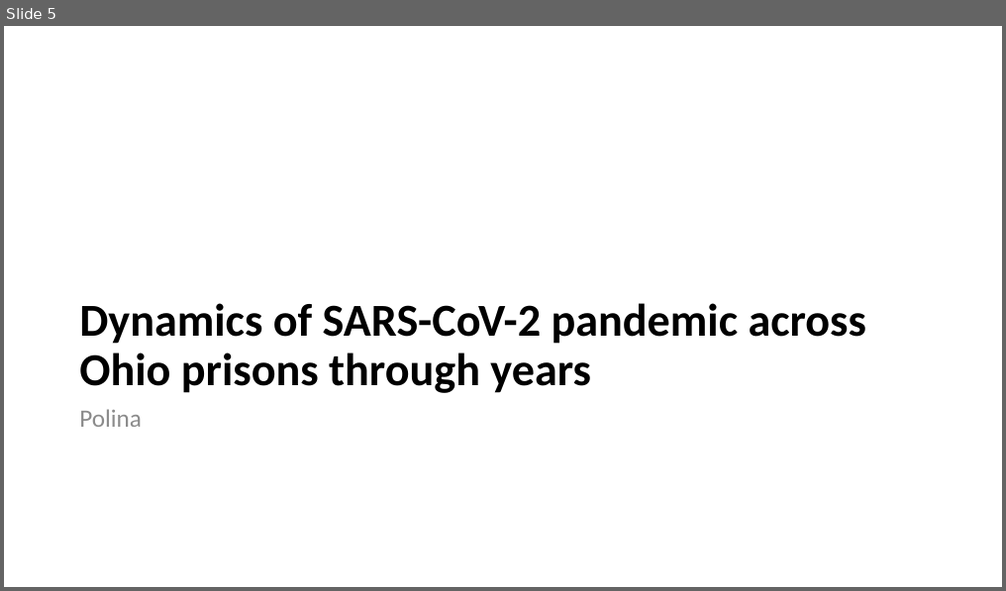
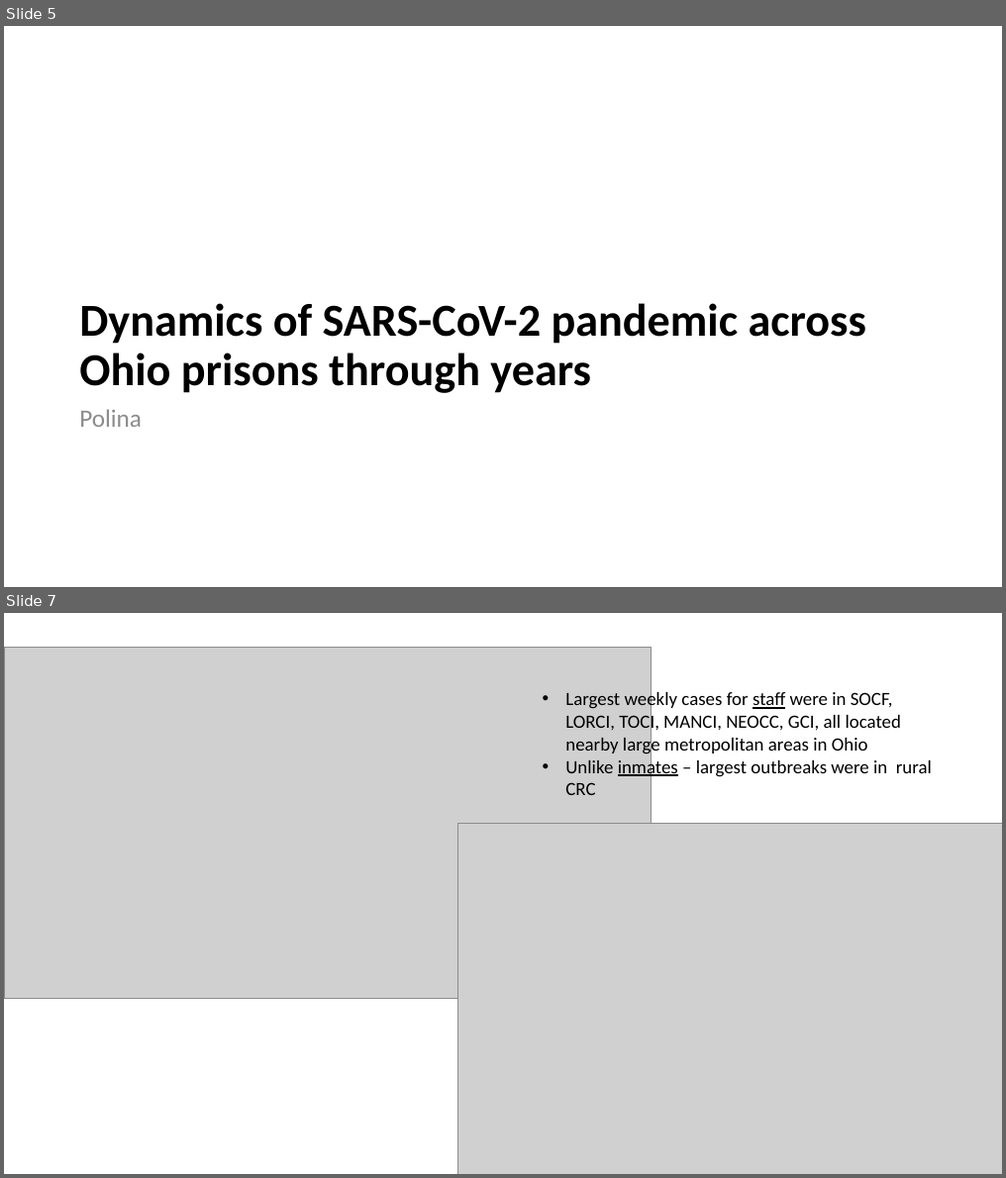
Before and after one commit to pberezina/COVID19-Wastewater-ML, a slide deck: slides.pptx. Shown one above the other, each under a label of ours: slide 5 before the commit, slides 5 and 7 after it; the slides between them are not shown. The pictures are 1006x591 and 1006x1178 pixels, drawn with LibreOffice and Linux fonts; fonts in the diff are those of the drawing; grey boxes stand for pictures. Boxes give left, top, right and bottom in pixels: in the first picture for what was removed or moved away, otherwise in the second. Text is boxed around its words. In the diff, an @@ line names an element or a change of style, - is before the commit and + after.

```diff
--- a/slides.pptx
+++ b/slides.pptx
@@ slide 7 added at (4, 613, 1002, 1174), background #FFFFFF @@
@@ picture added at (4, 648, 651, 999) @@
@@ text added at (565, 690, 932, 795), 18 pt, text #000000 @@
+• Largest weekly cases for staff were in SOCF, LORCI, TOCI, MANCI, NEOCC, GCI, all located nearby large metropolitan areas in Ohio
+• Unlike inmates – largest outbreaks were in rural CRC
@@ picture added at (458, 823, 1002, 1174) @@
```
Also in this commit, not shown: 4 slides changed, 3 other slides added, 2 slides removed, 4 other files.
